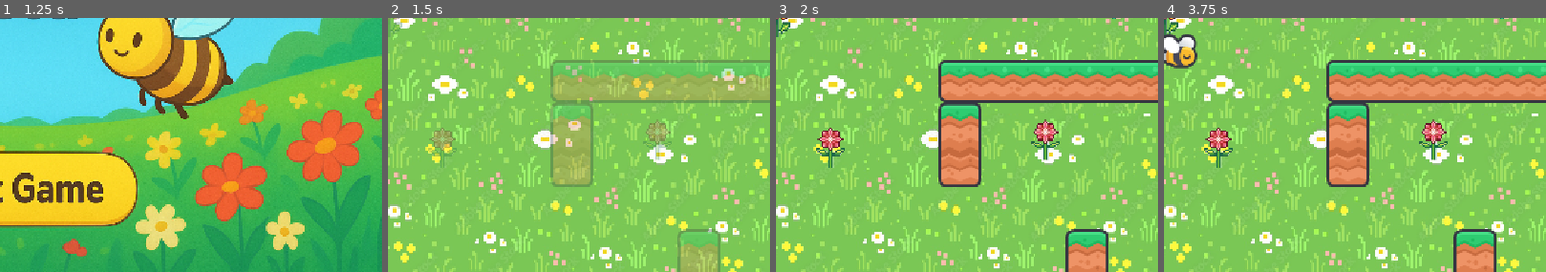
Above: before the commit, frames 1-4 (left to right).
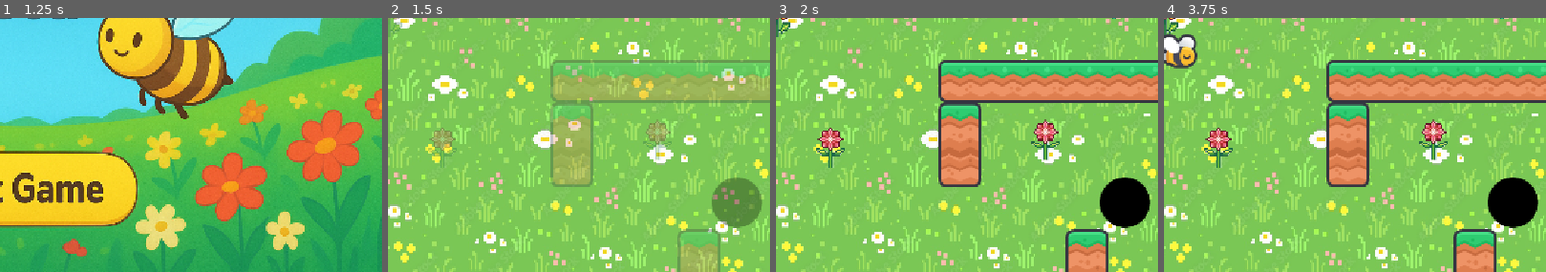
Above: after the commit, the same moments.

Repository: Lea-poh/SpringHunt
Game: Godot game, scene res://scenes/main.tscn
Two runs of this game, one before a commit and one after it. Both use one fixed random seed, a clock stepped at 60 frames per second and the inputs below. Sound files missing from this copy of the repository are replaced by a short silence.
Inputs (mouse positions are % of the whole screen's width and height, from its top left):
- Up to frame 1 (1.25 s): move the mouse to (72, 45) at 0.52 s; hold Right (ui_right) from 0.53 s (still down); click (72, 45) at 0.67 s
- Up to frame 2 (1.5 s): release Right (ui_right) at 1.25 s; click (47, 84) at 1.25 s
- Up to frame 3 (2 s): no input
- Up to frame 4 (3.75 s): drag from (30, 55) to (81, 74) at 2.02 s; tap Enter at 2.75 s; move the mouse to (60, 28) at 2.77 s; hold Right (ui_right) 2.78-3.5 s; drag from (45, 70) to (90, 46) at 3.52 s
The pictures show only the part of the screen within x 45-95%, y 50-100%; the shares and areas given below are measured in that part.

Frame 1 is identical in both runs. In frame 2, 2.1% of the frame differs, in the area x 84-98%, y 62-83%; in frame 3, 2.1%; in frame 4, 2.1%.

Commit message:
touchsceen joystick

Diff:
--- a/scenes/Game.tscn
+++ b/scenes/Game.tscn
@@ -486,10 +486,10 @@
 
 [node name="VirtualJoystick" parent="." instance=ExtResource("2_qy1jj")]
 z_index = 100
-offset_left = 596.0
-offset_top = 142.0
-offset_right = 699.0
-offset_bottom = 230.0
+offset_left = 566.0
+offset_top = 128.0
+offset_right = 772.0
+offset_bottom = 332.0
 
 [node name="Control" type="Control" parent="."]
 layout_mode = 3
--- a/scenes/VirtualJoystick.gd
+++ b/scenes/VirtualJoystick.gd
@@ -10,10 +10,10 @@
 
 func _ready():
 	# ✅ Only show joystick on mobile
-	if not OS.has_feature("mobile"):
+	if DisplayServer.is_touchscreen_available():
+		show()
+	else:
 		hide()
-	else:
-		show()
 	reset_knob()
 
 
--- a/scenes/VirtualJoystick.tscn
+++ b/scenes/VirtualJoystick.tscn
@@ -15,17 +15,18 @@
 visible = false
 custom_minimum_size = Vector2(80, 80)
 layout_mode = 0
-offset_right = 40.0
-offset_bottom = 40.0
+offset_top = 1.0
+offset_right = 204.0
+offset_bottom = 205.0
 mouse_filter = 2
 texture = ExtResource("2_v5vy8")
 
 [node name="Knob" type="TextureRect" parent="."]
 custom_minimum_size = Vector2(35, 35)
 layout_mode = 0
-offset_left = 62.0
-offset_top = 62.0
-offset_right = 138.0
-offset_bottom = 138.0
+offset_left = 66.0
+offset_top = 64.0
+offset_right = 142.0
+offset_bottom = 140.0
 mouse_filter = 2
 texture = ExtResource("3_v5vy8")
